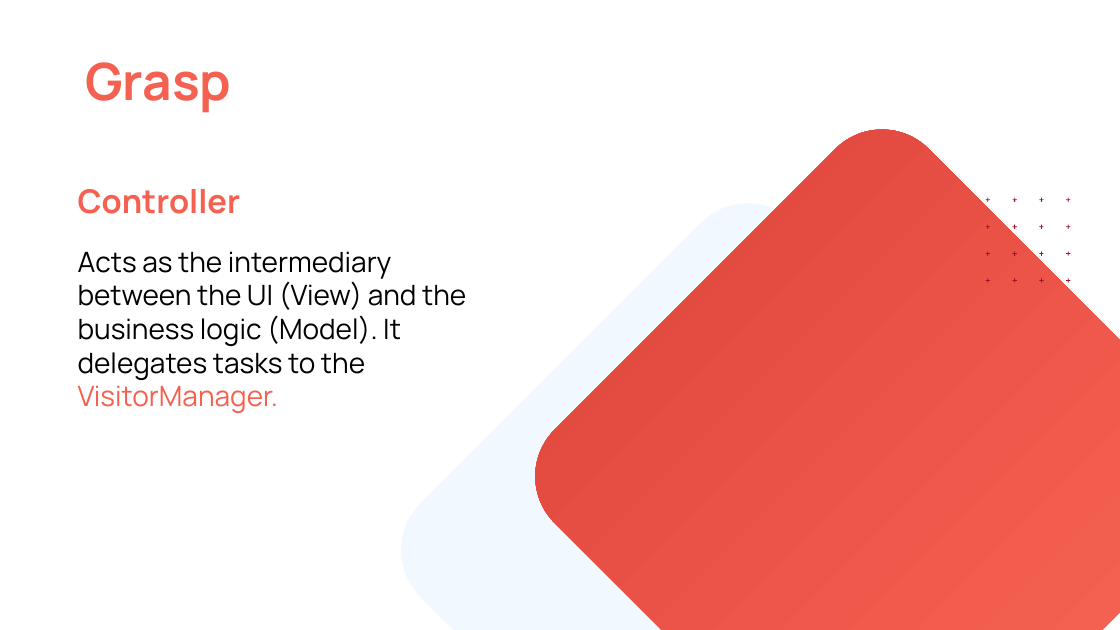
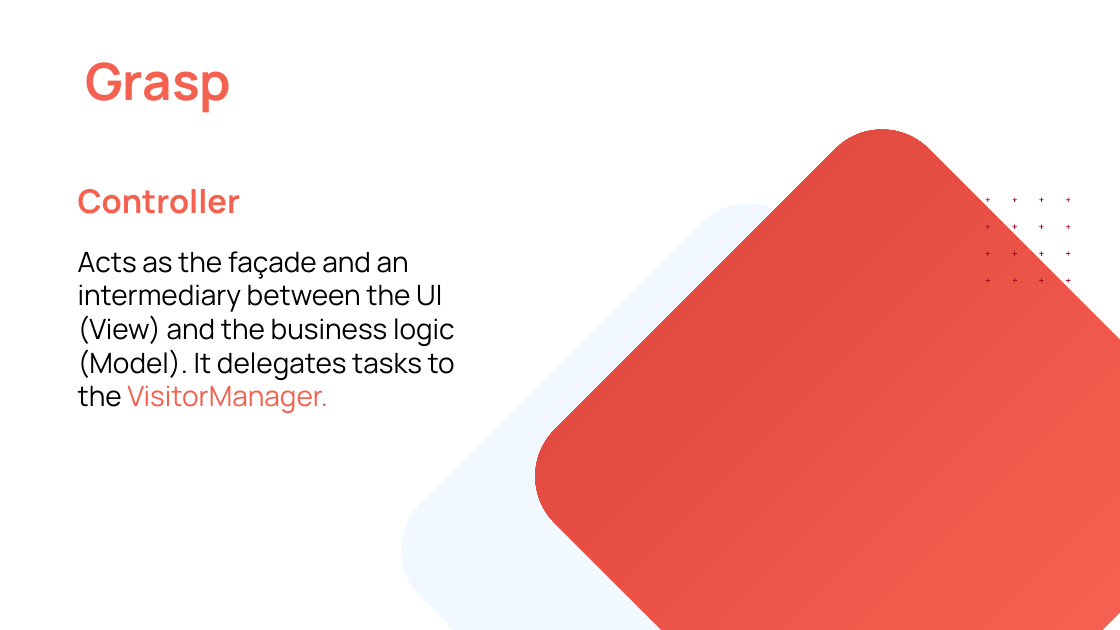
Before and after one commit to emaanfatima118/SmartKnock, a slide deck: slide 18 of 22i-1313_22i-0869_22i-0785_H.pptx (slide 7 before the commit). Drawn at 1120x630 pixels with LibreOffice and Linux fonts; fonts in the diff are those of the drawing. Boxes give left, top, right and bottom in pixels: in the first picture for what was removed or moved away, otherwise in the second. Text is boxed around its words. In the diff, an @@ line names an element or a change of style, - is before the commit and + after.

```diff
--- a/22i-1313_22i-0869_22i-0785_H.pptx
+++ b/22i-1313_22i-0869_22i-0785_H.pptx
@@ text at (78,251,455,413): text changed @@
-Acts as the intermediary between the UI (View) and the business logic (Model). It delegates tasks to the VisitorManager.
+Acts as the façade and an intermediary between the UI (View) and the business logic (Model). It delegates tasks to the VisitorManager.
```
Also in this commit, not shown: 5 other slides changed, 3 slides added.
